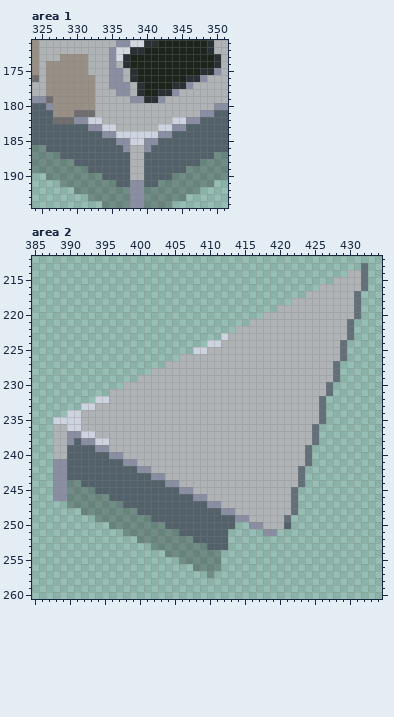
Pixel-art file: res/tiled/ase/structures.ase. Above, as it was before the edit.
505x368 pixels, 1 frame. Colours within 5 levels of each other are drawn and written as one. Shown: area 1: x 324..351, y 171..194; area 2: x 385..434, y 212..260.
And afterwards:
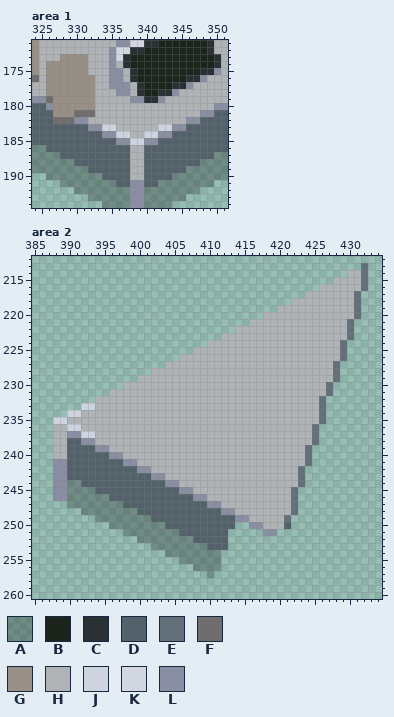
Palette (. is transparent): A #00000043  B #1c241b  C #293134  D #53626a  E #636f79  F #6f6d6d  G #988f86  H #afb3b6  J #cdd4df  K #d3d7e0  L #8a8ea3
Diff:
--- area 1, layer "Layer 1"
@@ x 330..347 @@
 181 FFFHHHHHHHHHHHHHHH
-182 LLJJHHHHHHHHHHJJLL
+182 LLHHHHHHHHHHHHHHLL
 183 DDLLJJHHHHHHJJLLDD
-184 DDDDLLJJJJJJLLDDDD
+184 DDDDLLJJHHJJLLDDDD
 185 DDDDDDLLJJLLDDDDDD
-186 DDDDDDDLHHLDDDDDDD
+186 DDDDDDDDHHDDDDDDDD
 187 DDDDDDDDHHDDDDDDDD
--- area 2, layer "Layer 1"
@@ x 406..414 @@
 222 ........H
-223 ......JHH
-224 ....JJHHH
-225 ..JJHHHHH
+223 ......HHH
+224 ....HHHHH
+225 ..HHHHHHH
 226 HHHHHHHHH
@@ x 388..397 @@
 231 ........HH
-232 ......JJHH
+232 ......HHHH
 233 ....JJHHHH
 234 ..JJHHHHHH
-235 JJJJHHHHHH
+235 JJHHHHHHHH
 236 HHJJHHHHHH
 237 HHLLJJHHHH
-238 HHLDLLJJHH
+238 HHDDLLHHHH
 239 HHDDDDLLHH
